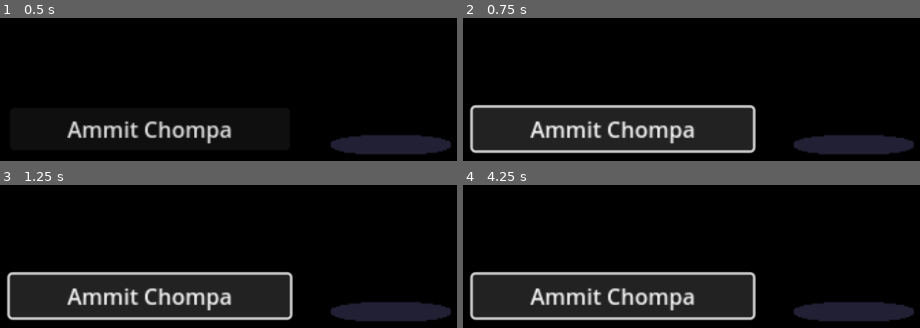
Above: before the commit, frames 1-4 (two rows, left to right).
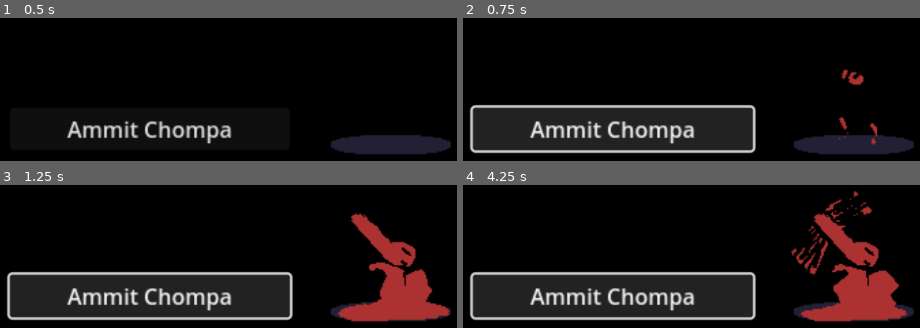
Above: after the commit, the same moments.

Repository: OwlGifter/Weightless
Game: Godot game, scene res://Scenes/game_scene.tscn
Same seed, same stepped clock (60 frames per second), same inputs: the game is played once before the commit and once after it. This scene is started directly instead of the project's main scene.
Inputs:
- Up to frame 1 (0.5 s): no input
- Up to frame 2 (0.75 s): click "Ammit Chompa" at 0.5 s
- Up to frame 3 (1.25 s): no input
- Up to frame 4 (4.25 s): click "Ammit Chompa" at 1.25 s; click "Ammit Chompa" at 2 s; tap Enter at 3.5 s

Frame 1 is identical in both runs. In frame 2, 0.6% of the frame differs, in the area x 82-91%, y 35-89%; in frame 3, 7.4%; in frame 4, 8.6%, in the area x 71-98%, y 4-96%.

Commit message:
Chompa Succ
Successful Chompa

Diff:
--- a/weightless/Scripts/game_scene.gd
+++ b/weightless/Scripts/game_scene.gd
@@ -1,12 +1,16 @@
 extends Node2D
+@onready var animation = $Ammit/AnimationPlayer
 
-var goblet_cracks = 0
-var golden_goblet = 0
-var current_soul = null
-
-# @onready var soul_info = soul info
-# @onready var goblet_sprite = animation for goblet
 
 func _process(delta: float):
 	if($music.playing == false):
 		$music.play()
+
+
+func _on_animation_player_animation_finished(anim_name: StringName) -> void:
+	pass # Replace with function body.
+
+
+func _on_button_pressed() -> void:
+	animation.play("Bite Ammit")
+	pass # Replace with function body.
